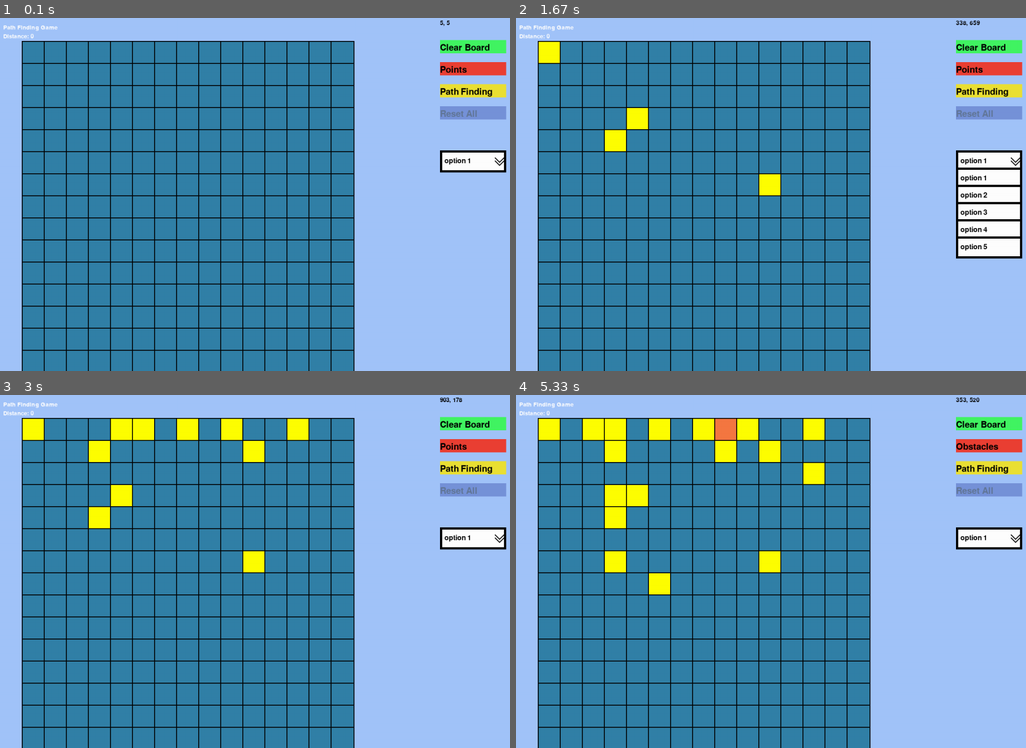
Above: before the commit, frames 1-4 (two rows, left to right).
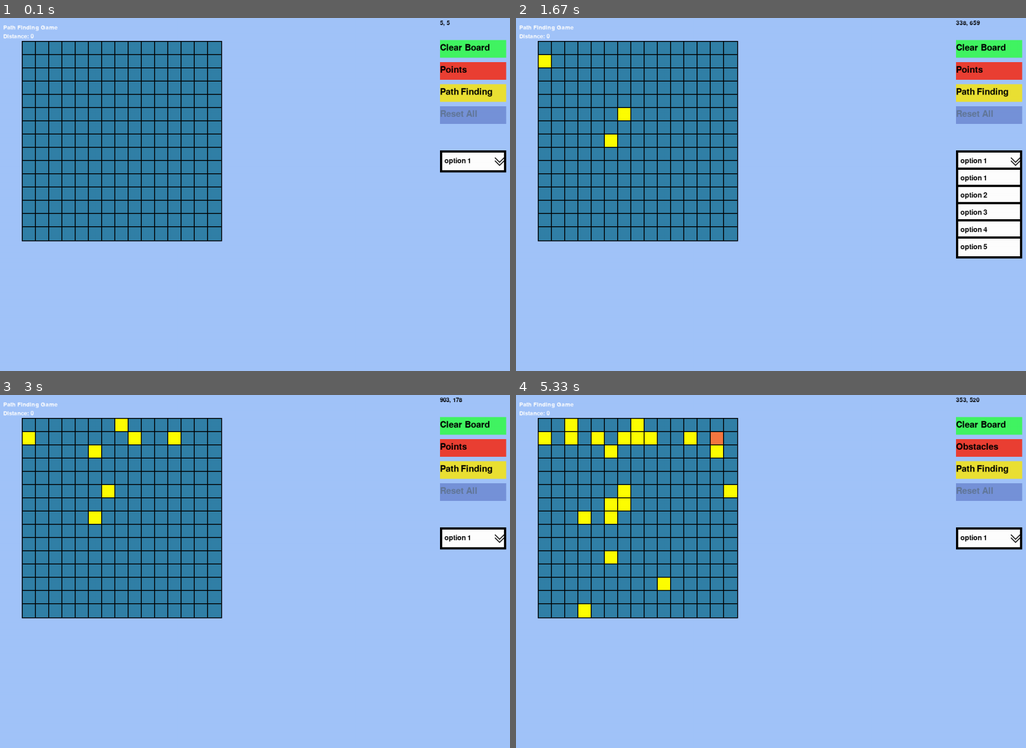
Above: after the commit, the same moments.

Repository: JonathanChan1234/Path-Finding-Python
Game: pygame game, started from ui/PathFindingGame.py
Two runs of this game, one before a commit and one after it. Both use one fixed random seed, a clock stepped at 60 frames per second and the inputs below.
Inputs (mouse positions are in pixels of both pictures, inside the frame that each line leads up to):
- Up to frame 1 (0.1 s): no input
- Up to frame 2 (1.67 s): press the mouse at (638, 74) at 0.37 s; move the mouse to (628, 109) at 0.47 s; release the mouse at (612, 141) at 0.6 s; press the mouse at (638, 74) at 0.7 s; move the mouse to (638, 67) at 0.8 s; release the mouse at (643, 63) at 0.93 s; press the mouse at (546, 60) at 1.03 s; move the mouse to (760, 194) at 1.13 s; release the mouse at (980, 328) at 1.27 s; press the mouse at (1015, 159) at 1.37 s; move the mouse to (837, 236) at 1.47 s; release the mouse at (663, 307) at 1.6 s
- Up to frame 3 (3 s): press the mouse at (499, 536) at 1.7 s; move the mouse to (341, 490) at 1.8 s; release the mouse at (188, 440) at 1.93 s; press the mouse at (132, 437) at 2.03 s; move the mouse to (295, 437) at 2.13 s; release the mouse at (459, 437) at 2.27 s; press the mouse at (122, 423) at 2.37 s; move the mouse to (178, 430) at 2.47 s; release the mouse at (239, 437) at 2.6 s; press the mouse at (96, 451) at 2.7 s; move the mouse to (244, 462) at 2.8 s; release the mouse at (397, 472) at 2.93 s
- Up to frame 4 (5.33 s): press the mouse at (638, 437) at 3.03 s; move the mouse to (730, 493) at 3.13 s; release the mouse at (822, 550) at 3.27 s; press the mouse at (572, 423) at 3.37 s; move the mouse to (623, 507) at 3.47 s; release the mouse at (669, 585) at 3.6 s; press the mouse at (623, 437) at 3.7 s; move the mouse to (714, 455) at 3.8 s; release the mouse at (806, 472) at 3.93 s; press the mouse at (572, 437) at 4.03 s; move the mouse to (577, 522) at 4.13 s; release the mouse at (587, 606) at 4.27 s; press the mouse at (597, 437) at 4.37 s; move the mouse to (602, 500) at 4.47 s; release the mouse at (612, 564) at 4.6 s; click (959, 444) at 4.72 s; press the mouse at (714, 437) at 5.03 s; move the mouse to (694, 529) at 5.13 s; release the mouse at (669, 624) at 5.27 s

The runs differ from the first frame. In frame 1, 44% of the frame differs, in the area x 4-100%, y 6-100%; in frame 2, 45%; in frame 3, 45%; in frame 4, 47%.

Commit message:
udpate node color

Diff:
--- a/ui/PathFindingGame.py
+++ b/ui/PathFindingGame.py
@@ -34,13 +34,13 @@
         self.titleText = UIText(self.manager, 10, 10, (255, 255, 255), 'Path Finding Game')
 
         self.pointText = UIText(self.manager, 10, 30, (255, 255, 255), f'Distance: {self.points}')
-        self.clearAllObstacleButton = UIButton(self.manager, 1000, 50, (66, 245, 99), 150, 30, font_size=20,
+        self.clearAllObstacleButton = UIButton(self.manager, 1000, 50, (66, 245, 99), 150, 40, font_size=20,
                                                text="Clear Board")
-        self.setMarkerButton = UIButton(self.manager, 1000, 100, (235, 64, 52), 150, 30, font_size=20,
+        self.setMarkerButton = UIButton(self.manager, 1000, 100, (235, 64, 52), 150, 40, font_size=20,
                                         text="Obstacle")
-        self.startPathFindButton = UIButton(self.manager, 1000, 150, (235, 225, 52), 150, 30, font_size=20,
+        self.startPathFindButton = UIButton(self.manager, 1000, 150, (235, 225, 52), 150, 40, font_size=20,
                                             text="Path Finding")
-        self.resetGridButton = UIButton(self.manager, 1000, 200, (50, 72, 168), 150, 30, font_size=20, text="Reset All")
+        self.resetGridButton = UIButton(self.manager, 1000, 200, (50, 72, 168), 150, 40, font_size=20, text="Reset All")
 
         self.messageText = UIText(self.manager, 1000, 350, (201, 24, 4), font_size=20,
                                   text="", width=200)
--- a/ui/PathFindingGrid.py
+++ b/ui/PathFindingGrid.py
@@ -7,8 +7,8 @@
 from algorithm.astar_grid import a_star
 from ui.PathFindingNode import PathFindingNode
 
-NODE_WIDTH = 50
-NODE_HEIGHT = 50
+NODE_WIDTH = 30
+NODE_HEIGHT = 30
 X_OFFSET = 50
 Y_OFFSET = 50
 BORDER = 2
@@ -127,6 +127,8 @@
 
         # draw the final path
         if len(self.search_result) == 0:
+            print(self.markers[0].marked)
+            print(self.markers[1].marked)
             next_point = self.markers[1]
             while next_point.get_previous() is not None:
                 next_point.set_path()
@@ -150,7 +152,6 @@
         self.set_path_find_finished(False)
         self.markers.clear()
         self.search_result.clear()
-        pass
 
     def event_handler(self, event):
         if event.type == PathFindingGrid.PATH_ANIMATION_ID and \
--- a/ui/PathFindingNode.py
+++ b/ui/PathFindingNode.py
@@ -65,7 +65,7 @@
 
         # other properties
         self.marked = False
-        self.state: PathFindingNodeState = PathFindingNodeState.UNVISITED
+        self.is_path = False
 
         # marker
         # set marker to the middle of the node block
@@ -84,69 +84,51 @@
         return self.marked
 
     def set_path(self):
-        self.state = PathFindingNodeState.PATH
+        self.is_path = True
 
     def check_crash(self, pos: Tuple[int, int]):
         return self.block_rect.collidepoint(pos)
 
-    def set_g(self, g):
-        AStarNode.set_g(self, g)
-        if self.get_distance() != sys.maxsize:
-            self.state = PathFindingNodeState.SEARCHED
+    def render(self, window_surface: pygame.SurfaceType):
+        if self.is_obstacle():
+            self.block.fill(OBSTACLE_COLOR)
+        elif self.marked:
+            self.block.fill(MARKER_COLOR)
+        elif self.is_path:
+            self.block.fill(PATH_COLOR)
+        elif self.get_visited():
+            self.block.fill(VISITED_COLOR)
+        else:
+            if self.get_distance() == sys.maxsize:
+                self.block.fill(UNVISITED_COLOR)
+            else:
+                self.block.fill(SEARCHED_COLOR)
 
-    def set_h(self, h):
-        AStarNode.set_h(self, h)
-        if self.get_distance() != sys.maxsize:
-            self.state = PathFindingNodeState.SEARCHED
-
-    def set_visited(self):
-        AStarNode.set_visited(self)
-        if self.get_visited():
-            self.state = PathFindingNodeState.VISITED
-
-    def set_obstacle(self, obstacle: bool = True):
-        AStarNode.set_obstacle(self, obstacle)
-        self.state = PathFindingNodeState.OBSTACLE if obstacle else PathFindingNodeState.UNVISITED
-
-    def render(self, window_surface: pygame.SurfaceType):
-        if self.state == PathFindingNodeState.UNVISITED:
-            self.block.fill(UNVISITED_COLOR)
-        elif self.state == PathFindingNodeState.OBSTACLE:
-            self.block.fill(OBSTACLE_COLOR)
-        elif self.state == PathFindingNodeState.VISITED:
-            self.block.fill(VISITED_COLOR)
-        elif self.state == PathFindingNodeState.SEARCHED:
-            self.block.fill(SEARCHED_COLOR)
-        elif self.state == PathFindingNodeState.PATH:
-            self.block.fill(PATH_COLOR)
-        if self.marked:
-            self.block.fill(MARKER_COLOR)
-            # window_surface.blit(self.marker, self.marker_rect)
         window_surface.blit(self.border, self.border_rect)
         window_surface.blit(self.block, self.block_rect)
 
-        distance = 'inf' if self.get_distance() == sys.maxsize else str(round(self.get_distance(), 1))
-        g_distance = 'inf' if self.get_g() == sys.maxsize / 2 else str(round(self.get_g(), 1))
-        h_distance = 'inf' if self.get_h() == sys.maxsize / 2 else str(round(self.get_h(), 1))
-
-        top = self.border_rect.top
-        left = self.border_rect.left
-        right = self.border_rect.right
-        bottom = self.border_rect.bottom
-        centerx = self.border_rect.centerx
-
-        if g_distance != 'inf':
-            g_distance_text = pygame.font.SysFont(None, 16).render(g_distance, True, (255, 255, 255))
-            window_surface.blit(g_distance_text,
-                                (left + 5, top + 5))
-        if h_distance != 'inf':
-            h_distance_text = pygame.font.SysFont(None, 16).render(h_distance, True, (0, 0, 0))
-            h_distance_width = h_distance_text.get_width()
-            window_surface.blit(h_distance_text,
-                                (right - h_distance_width - 5, top + 5))
-
-        if distance != 'inf':
-            distance_text = pygame.font.SysFont(None, 18).render(distance, True, (0, 100, 255))
-            distance_width, distance_height = distance_text.get_size()
-            window_surface.blit(distance_text,
-                                (centerx - (distance_width / 2), bottom - distance_height - 5))
+        # distance = 'inf' if self.get_distance() == sys.maxsize else str(round(self.get_distance(), 1))
+        # g_distance = 'inf' if self.get_g() == sys.maxsize / 2 else str(round(self.get_g(), 1))
+        # h_distance = 'inf' if self.get_h() == sys.maxsize / 2 else str(round(self.get_h(), 1))
+        #
+        # top = self.border_rect.top
+        # left = self.border_rect.left
+        # right = self.border_rect.right
+        # bottom = self.border_rect.bottom
+        # centerx = self.border_rect.centerx
+        #
+        # if g_distance != 'inf':
+        #     g_distance_text = pygame.font.SysFont(None, 16).render(g_distance, True, (255, 255, 255))
+        #     window_surface.blit(g_distance_text,
+        #                         (left + 5, top + 5))
+        # if h_distance != 'inf':
+        #     h_distance_text = pygame.font.SysFont(None, 16).render(h_distance, True, (0, 0, 0))
+        #     h_distance_width = h_distance_text.get_width()
+        #     window_surface.blit(h_distance_text,
+        #                         (right - h_distance_width - 5, top + 5))
+        #
+        # if distance != 'inf':
+        #     distance_text = pygame.font.SysFont(None, 18).render(distance, True, (0, 100, 255))
+        #     distance_width, distance_height = distance_text.get_size()
+        #     window_surface.blit(distance_text,
+        #                         (centerx - (distance_width / 2), bottom - distance_height - 5))
